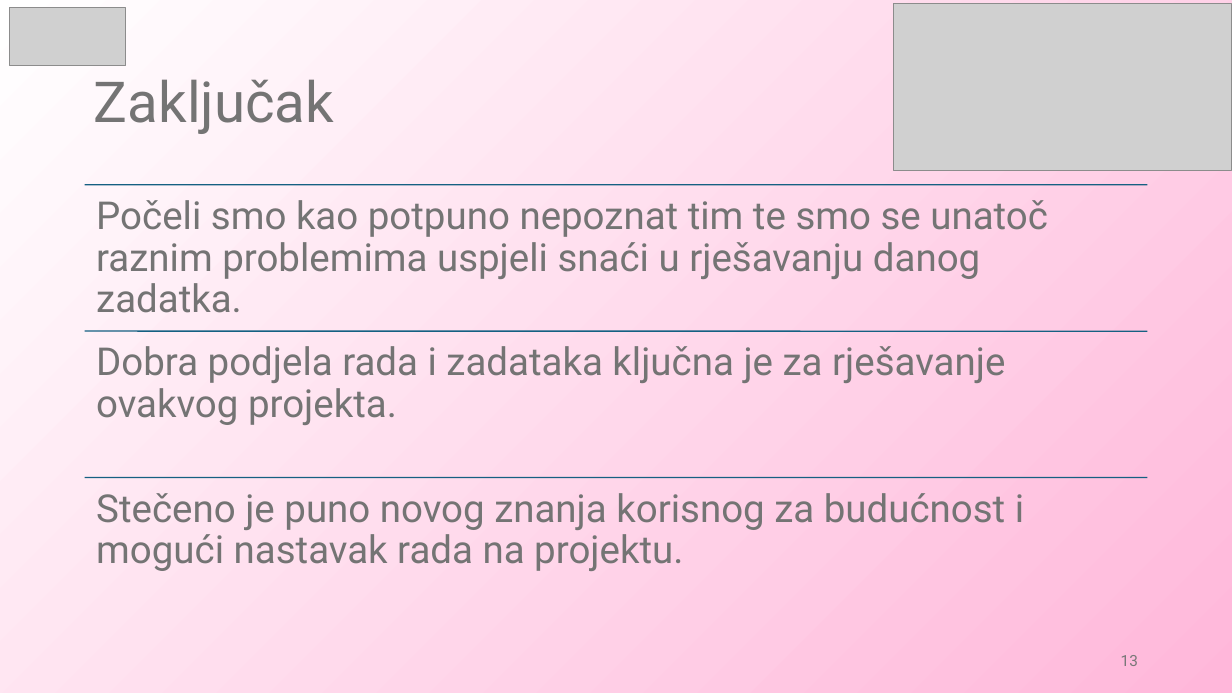
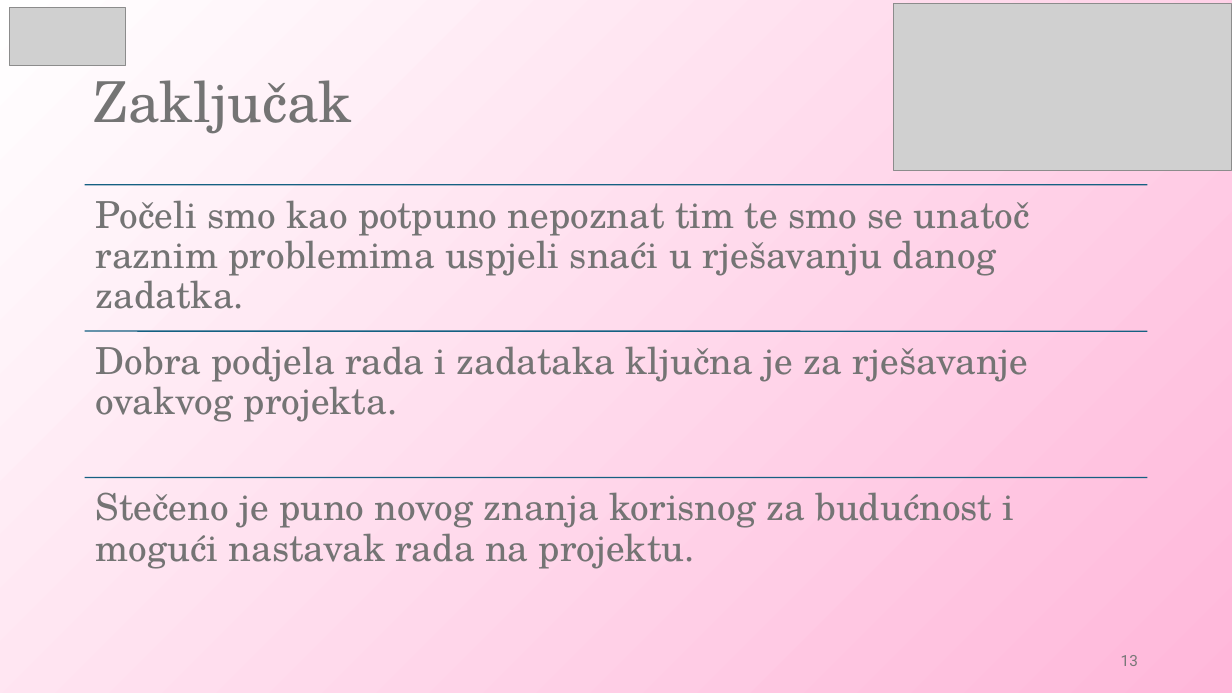
Before and after one commit to bornaodobasic/eduhub, a slide deck: slide 13 of Dokumentacija/PROINZ_TG09.3_EduHub.pptx. Drawn at 1232x693 pixels with LibreOffice and Linux fonts; fonts in the diff are those of the drawing; grey boxes stand for pictures. Boxes give left, top, right and bottom in pixels: in the first picture for what was removed or moved away, otherwise in the second. Text is boxed around its words. In the diff, an @@ line names an element or a change of style, - is before the commit and + after.

```diff
--- a/Dokumentacija/PROINZ_TG09.3_EduHub.pptx
+++ b/Dokumentacija/PROINZ_TG09.3_EduHub.pptx
@@ title "Zaključak" at [94, 80, 352, 134]: font Roboto to TeX Gyre Schola @@
@@ size 30 to 29 pt, font Roboto to TeX Gyre Schola in 3 elements at [96, 200, 1030, 309], [96, 346, 1029, 422], [96, 492, 1015, 569] @@
```
Also in this commit, not shown: 11 other slides changed.
